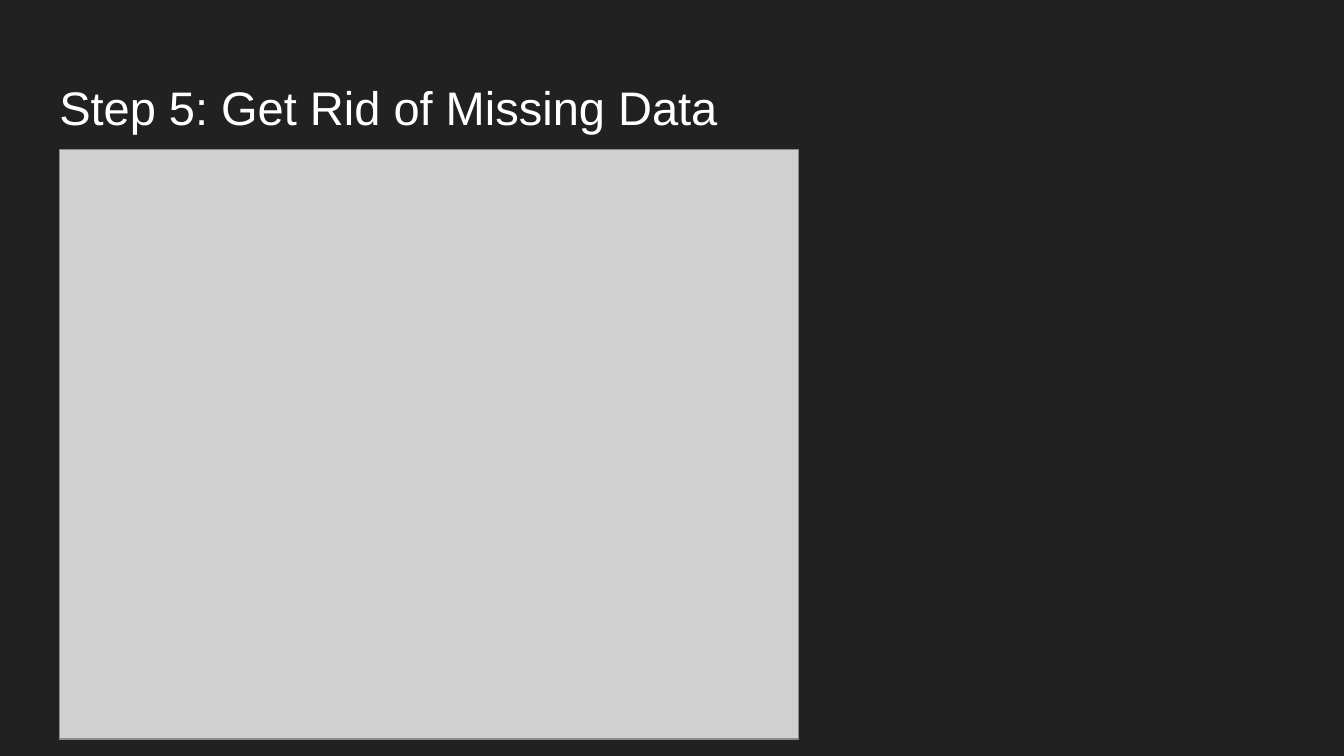
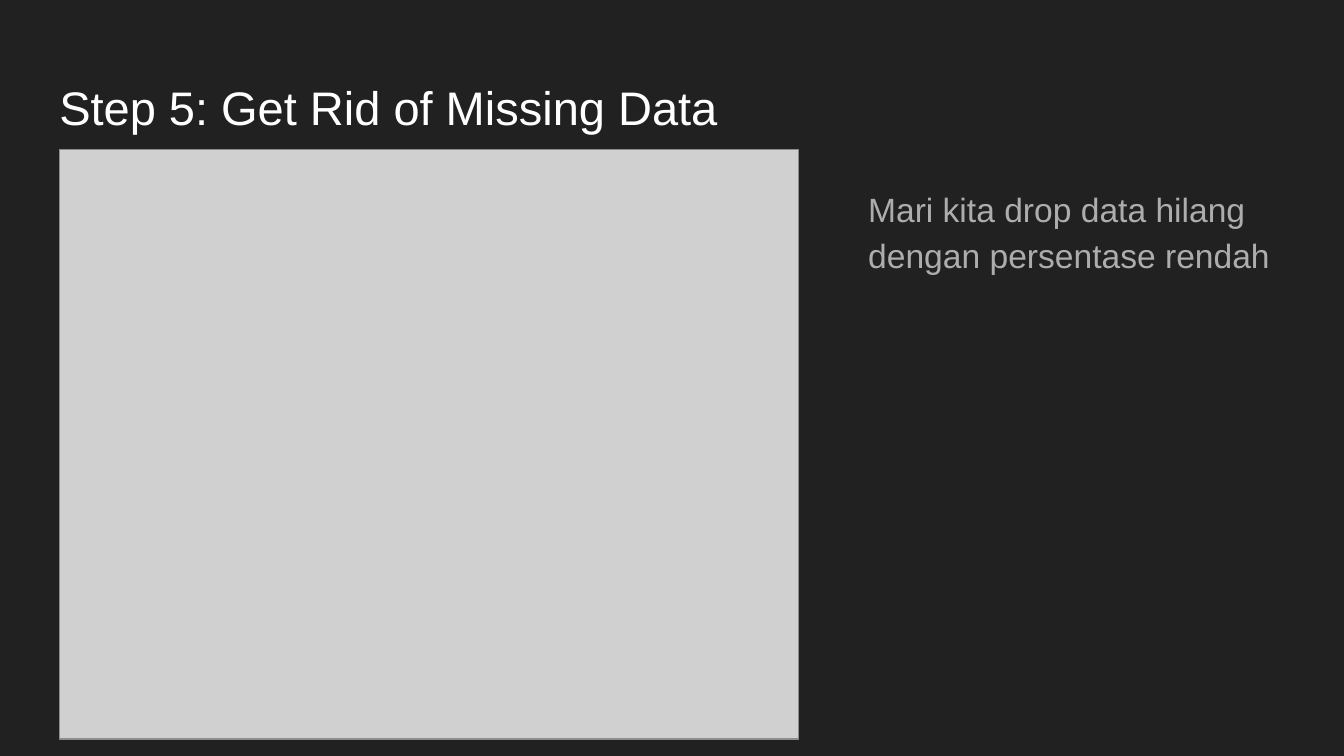
Before and after one commit to javanese-programmer/intemediate-python-b6, a slide deck: slide 11 of Final Project/Final Project - Intermediate Python AI Mentorship.pptx (slide 10 before the commit). Drawn at 1344x756 pixels with LibreOffice and Linux fonts; fonts in the diff are those of the drawing; grey boxes stand for pictures. Boxes give left, top, right and bottom in pixels: in the first picture for what was removed or moved away, otherwise in the second. Text is boxed around its words. In the diff, an @@ line names an element or a change of style, - is before the commit and + after.

```diff
--- a/Final Project/Final Project - Intermediate Python AI Mentorship.pptx
+++ b/Final Project/Final Project - Intermediate Python AI Mentorship.pptx
@@ text added at [868,197,1270,274], 18 pt, text #ADADAD @@
+Mari kita drop data hilang dengan persentase rendah
```
Also in this commit, not shown: 5 other slides changed, 8 slides added, 2 slides removed, 1 other file.
